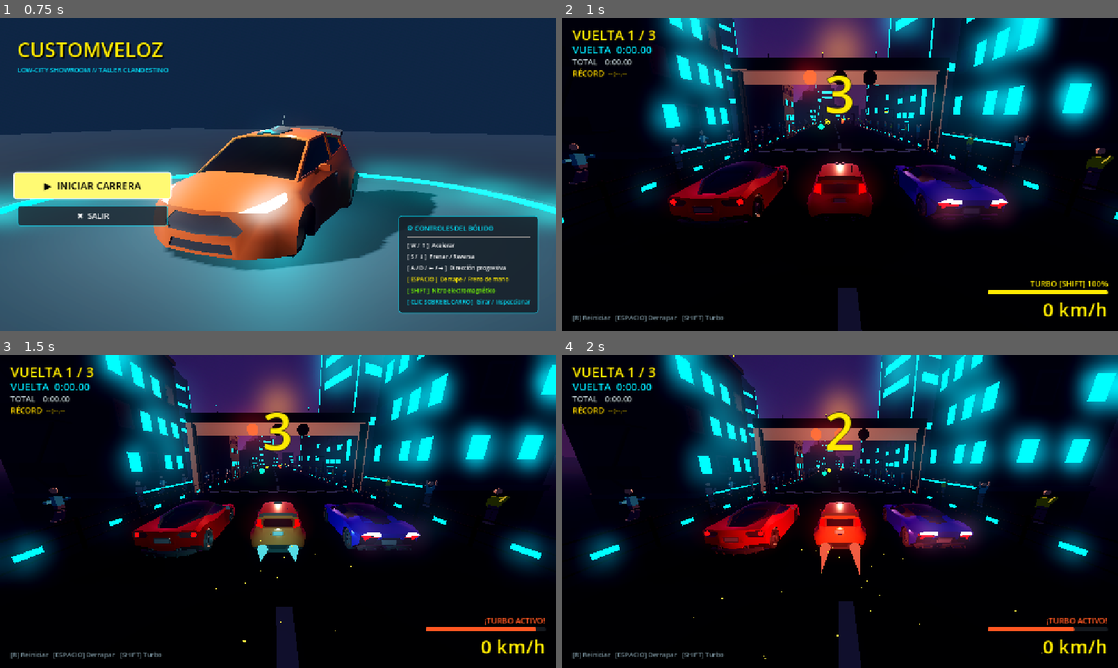
Above: before the commit, frames 1-4 (two rows, left to right).
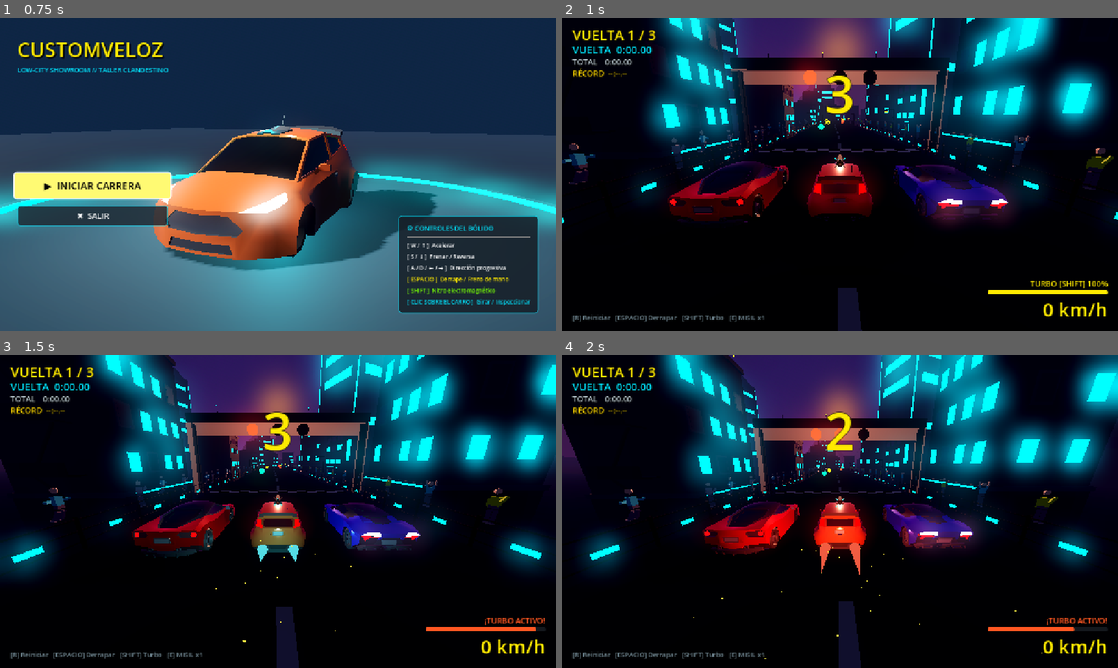
Above: after the commit, the same moments.

Repository: SamuelAlzateEducate/CustomVeloz
Game: Godot game, scene res://lobby.tscn
The game is run twice, just before and just after one commit, with the same random seed, the same clock (stepped at 60 frames per second) and the same inputs. Sound files missing from this copy of the repository are replaced by a short silence.
Inputs (mouse positions are in pixels of both pictures, inside the frame that each line leads up to):
- Up to frame 1 (0.75 s): click "▶ INICIAR CARRERA" at 0.5 s
- Up to frame 2 (1 s): no input
- Up to frame 3 (1.5 s): tap Enter at 1.25 s; move the mouse to (400, 495) at 1.27 s; hold D (move_right) from 1.28 s (still down); hold Shift (correr) from 1.28 s (still down); click (400, 495) at 1.42 s
- Up to frame 4 (2 s): keep holding D (move_right); keep holding Shift (correr)

Frame 1 is identical in both runs. In frame 2, 0.1% of the frame differs, in the area x 30-51%, y 43-98%; in frame 3, less than 0.1%; in frame 4, less than 0.1%.

Commit message:
misilteledirigido

Diff:
--- a/hud_carrera.gd
+++ b/hud_carrera.gd
@@ -194,6 +194,10 @@
 				l_aleron.text = ""
 		else:
 			l_aleron.text = ""
+		if "cohetes_cargados" in jugador and jugador.cohetes_cargados > 0:
+			l_ayuda.text = "[R] Reiniciar   [ESPACIO] Derrapar   [SHIFT] Turbo   [E] MISIL x%d" % jugador.cohetes_cargados
+		else:
+			l_ayuda.text = "[R] Reiniciar   [ESPACIO] Derrapar   [SHIFT] Turbo"
 	if pista:
 		l_cuenta.text = pista.texto_cuenta
 		l_cuenta.add_theme_color_override("font_color", C_UI if pista.en_cuenta else Color("#76FF03"))
--- a/personaje.gd
+++ b/personaje.gd
@@ -54,7 +54,7 @@
 
 # ---- Sistema de Armas (Cohete) ----
 # (sin preload: se carga en runtime para evitar parse errors al arrancar)
-var cohetes_cargados := 0          # cuántos cohetes tiene el jugador (máx 3)
+var cohetes_cargados := 1          # 1 cohete inicial para probar de inmediato (máx 3)
 var _cohete_montado: Node3D = null # nodo visual del cohete en el techo
 var _snd_equipado: AudioStreamPlayer = null
 
@@ -85,6 +85,8 @@
 
 	_buscar_ruedas()
 	_inicializar_sonido_derrape()
+	if cohetes_cargados > 0:
+		call_deferred("_montar_cohete_visual")
 
 	if prueba != "Ninguna":
 		_aplicar_prueba(1)
--- a/proyectil_cohete.gd
+++ b/proyectil_cohete.gd
@@ -9,15 +9,17 @@
 ##   - Se autodestruye tras 4 s si no golpea nada
 
 const VELOCIDAD := 75.0          # m/s de vuelo
-const GUIADO_FUERZA := 2.5       # rad/s máximos de guiado lateral
+const GUIADO_FUERZA := 5.2       # rad/s de guiado fluido hacia el rival
 const VIDA_MAX := 4.0            # segundos hasta autodestrucción
-const RADIO_GUIADO := 40.0       # metros de búsqueda de rival
+const RADIO_GUIADO := 90.0       # metros de alcance frontal para fijar objetivo
 
 var _vida := 0.0
 var _disparador: Node3D = null   # referencia al Personaje que disparó
 var _modelo: Node3D = null
 var _snd_vuelo: AudioStreamPlayer3D = null
 var _impactado := false
+var _busqueda_inicial_hecha := false
+var _objetivo: Node3D = null
 
 func _ready() -> void:
 	# Importar el modelo 3D del cohete
@@ -36,7 +38,7 @@
 			var nodo_cohete = _modelo.get_node_or_null("Cohete")
 			if nodo_cohete:
 				nodo_cohete.position = Vector3.ZERO
-				nodo_cohete.rotation_degrees = Vector3.ZERO
+				nodo_cohete.rotation_degrees = Vector3(0.0, 180.0, 0.0)
 
 	# Colisión: cápsula orientada al eje Z del proyectil
 	var cs := CollisionShape3D.new()
@@ -81,34 +83,58 @@
 		_detonar(false)
 		return
 
-	# Guiado suave hacia el rival más cercano que esté adelante del proyectil
-	var rival_dir := _buscar_rival()
-	if rival_dir.length_squared() > 0.001:
-		var angulo_max := GUIADO_FUERZA * delta
-		var local := to_local(global_position + rival_dir)
-		var giro_y := clampf(-local.x * 0.08, -angulo_max, angulo_max)
-		rotate_y(giro_y)
+	# Buscar objetivo en los primeros fotogramas: SOLO si hay rival adelante
+	if not _busqueda_inicial_hecha:
+		_busqueda_inicial_hecha = true
+		_objetivo = _buscar_rival_frontal()
+
+	# Guiado teledirigido SOLO si hay un enemigo fijado al frente
+	if is_instance_valid(_objetivo):
+		var target_pos: Vector3 = _objetivo.global_position + Vector3(0.0, 0.6, 0.0)
+		var diff: Vector3 = target_pos - global_position
+		var dir: Vector3 = diff.normalized()
+		var fwd: Vector3 = -global_transform.basis.z
+
+		# Si el rival ya quedó atrás del misil, romper el fijado
+		if fwd.dot(dir) < 0.15:
+			_objetivo = null
+		else:
+			# Rotación suave tridimensional hacia el objetivo
+			var nuevo_fwd: Vector3 = fwd.slerp(dir, GUIADO_FUERZA * delta).normalized()
+			var up: Vector3 = Vector3.UP
+			var side: Vector3 = nuevo_fwd.cross(up)
+			if side.length_squared() > 0.0001:
+				side = side.normalized()
+				up = side.cross(nuevo_fwd).normalized()
+				global_transform.basis = Basis(side, up, -nuevo_fwd)
 
 	# Mover hacia adelante (-Z en Godot)
 	global_position += -global_transform.basis.z * VELOCIDAD * delta
 
-func _buscar_rival() -> Vector3:
-	# Encontrar el primer rival que esté adelante del proyectil (dentro del cono frontal)
+func _buscar_rival_frontal() -> Node3D:
+	var fwd: Vector3 = -global_transform.basis.z
 	var mejor_dist := RADIO_GUIADO
-	var dir_obj := Vector3.ZERO
+	var mejor_rival: Node3D = null
+
 	for rival in get_tree().get_nodes_in_group("rival"):
-		if not rival is Node3D:
+		if not rival is Node3D or rival == _disparador:
 			continue
 		var diff: Vector3 = rival.global_position - global_position
-		# Solo guiamos si está adelante (producto punto positivo con -Z del misil)
-		var adelante := -global_transform.basis.z
-		if diff.normalized().dot(adelante) < 0.3:
+		var dist := diff.length()
+		if dist > mejor_dist:
 			continue
-		var dist := diff.length()
-		if dist < mejor_dist:
+		# Solo se considera "al frente" si está dentro del cono frontal (~60 grados: dot >= 0.45)
+		var dir := diff.normalized()
+		if fwd.dot(dir) >= 0.45:
 			mejor_dist = dist
-			dir_obj = diff.normalized()
-	return dir_obj
+			mejor_rival = rival as Node3D
+
+	if mejor_rival:
+		print("[cohete] ¡ENEMIGO AL FRENTE! Misil teledirigido fijado a: ", mejor_rival.name, " a ", snappedf(mejor_dist, 0.1), " m")
+	else:
+		print("[cohete] Sin enemigos al frente: Disparo recto directo")
+
+	return mejor_rival
 
 func _on_cuerpo_entrado(body: Node) -> void:
 	if _impactado:
@@ -143,43 +169,61 @@
 	queue_free()
 
 func _explosion_visual() -> void:
-	# Destellos de partículas de la explosión (naranja, rojo, cian)
+	# 1. Onda expansiva esférica/anular naranja fuego (#FF5722)
+	var onda := MeshInstance3D.new()
+	var tm := TorusMesh.new()
+	tm.inner_radius = 0.3
+	tm.outer_radius = 0.7
+	var mat_onda := StandardMaterial3D.new()
+	mat_onda.shading_mode = BaseMaterial3D.SHADING_MODE_UNSHADED
+	mat_onda.albedo_color = Color(1.0, 0.35, 0.0)
+	mat_onda.emission_enabled = true
+	mat_onda.emission = Color(1.0, 0.35, 0.0)
+	mat_onda.emission_energy_multiplier = 6.0
+	onda.mesh = tm
+	get_tree().root.add_child(onda)
+	onda.global_position = global_position
+	var tw_onda := onda.create_tween()
+	tw_onda.tween_property(onda, "scale", Vector3(8.0, 1.0, 8.0), 0.4).set_trans(Tween.TRANS_QUAD).set_ease(Tween.EASE_OUT)
+	tw_onda.parallel().tween_property(mat_onda, "albedo_color:a", 0.0, 0.4)
+	tw_onda.tween_callback(onda.queue_free)
+
+	# 2. Destellos de partículas de la explosión (naranja fuego, humo denso, chispas cian)
 	for i in 3:
 		var p := CPUParticles3D.new()
 		p.local_coords = false
 		p.one_shot = true
-		p.explosiveness = 0.9
-		p.amount = [32, 20, 16][i]
-		p.lifetime = [0.6, 0.4, 0.8][i]
+		p.explosiveness = 0.95
+		p.amount = [36, 24, 20][i]
+		p.lifetime = [0.65, 0.45, 0.85][i]
 		p.randomness = 0.5
 		p.direction = Vector3.UP
 		p.spread = 180.0
-		p.gravity = Vector3(0.0, -6.0, 0.0)
-		p.initial_velocity_min = [8.0, 12.0, 4.0][i]
-		p.initial_velocity_max = [22.0, 28.0, 10.0][i]
-		p.scale_amount_min = [0.08, 0.06, 0.12][i]
-		p.scale_amount_max = [0.22, 0.14, 0.30][i]
+		p.gravity = Vector3(0.0, -6.5, 0.0)
+		p.initial_velocity_min = [10.0, 14.0, 5.0][i]
+		p.initial_velocity_max = [26.0, 30.0, 12.0][i]
+		p.scale_amount_min = [0.10, 0.07, 0.14][i]
+		p.scale_amount_max = [0.26, 0.16, 0.35][i]
 		var mat := StandardMaterial3D.new()
 		mat.shading_mode = BaseMaterial3D.SHADING_MODE_UNSHADED
 		mat.albedo_color = [Color(1.0, 0.35, 0.0), Color(1.0, 0.1, 0.0), Color(0.0, 0.9, 1.0)][i]
 		mat.emission_enabled = true
 		mat.emission = mat.albedo_color
-		mat.emission_energy_multiplier = [5.0, 4.0, 6.0][i]
+		mat.emission_energy_multiplier = [5.5, 4.5, 6.5][i]
 		var quad := QuadMesh.new()
-		quad.size = Vector2(0.18, 0.18)
+		quad.size = Vector2(0.20, 0.20)
 		quad.material = mat
 		p.mesh = quad
 		get_tree().root.add_child(p)
 		p.global_position = global_position
 		p.emitting = true
-		# Autolimpiar
 		get_tree().create_timer(p.lifetime + 0.3).timeout.connect(p.queue_free)
 
-	# Luz puntual de flash de explosión
+	# 3. Luz puntual de flash de explosión
 	var luz := OmniLight3D.new()
-	luz.omni_range = 12.0
+	luz.omni_range = 15.0
 	luz.light_color = Color(1.0, 0.5, 0.1)
-	luz.light_energy = 10.0
+	luz.light_energy = 12.0
 	get_tree().root.add_child(luz)
 	luz.global_position = global_position
 	var tw := luz.create_tween()
--- a/rival.gd
+++ b/rival.gd
@@ -1,6 +1,6 @@
 extends CharacterBody3D
 
-enum Estado { CORRER, ATACAR, LENTO }
+enum Estado { CORRER, ATACAR, LENTO, IMPACTADO }
 
 @export var velocidad_maxima = 12.0
 @export var aceleracion = 5.0
@@ -23,6 +23,7 @@
 
 var reloj_onda = 15.0
 var reloj_lento = 0.0
+var reloj_impactado = 0.0
 var jugador: Node3D = null
 
 func _ready():
@@ -32,6 +33,7 @@
 	jugador = get_tree().get_first_node_in_group("jugador")
 
 func _physics_process(delta):
+	reloj_impactado = maxf(reloj_impactado - delta, 0.0)
 	reloj_onda = maxf(reloj_onda - delta, 0.0)
 	reloj_lento = maxf(reloj_lento - delta, 0.0)
 
@@ -42,6 +44,8 @@
 
 	var tope = velocidad_maxima
 	match estado:
+		Estado.IMPACTADO:
+			tope = 1.0 # Frenado drástico por impacto
 		Estado.ATACAR:
 			if jugador:
 				var d = plana(global_position, jugador.global_position)
@@ -64,6 +68,10 @@
 	var local = transform.basis.inverse() * hacia
 	var volante = clampf(-local.x, -1.0, 1.0)
 
+	# Sin control de dirección durante el trompo del impacto
+	if estado == Estado.IMPACTADO:
+		volante = 0.0
+
 	velocidad_actual = move_toward(velocidad_actual, tope, aceleracion * delta)
 	var proporcion = velocidad_actual / velocidad_maxima if velocidad_maxima > 0.0 else 0.0
 	rotate_y(volante * velocidad_giro * proporcion * delta)
@@ -71,15 +79,20 @@
 	var adelante = -transform.basis.z * velocidad_actual
 	velocity.x = adelante.x
 	velocity.z = adelante.z
-	if is_on_floor():
+
+	if is_on_floor() and estado != Estado.IMPACTADO:
+		floor_snap_length = 3.0
 		var nf = get_floor_normal()
 		if nf.y > 0.3:
 			velocity.y = -(nf.x * velocity.x + nf.z * velocity.z) / nf.y
+
 	move_and_slide()
-	if not is_on_floor():
+	if not is_on_floor() and estado != Estado.IMPACTADO:
 		apply_floor_snap()
 
 func decidir():
+	if reloj_impactado > 0.0:
+		return Estado.IMPACTADO
 	if reloj_lento > 0.0:
 		return Estado.LENTO
 	if jugador:
@@ -89,8 +102,109 @@
 	return Estado.CORRER
 
 func recibir_impacto():
-	reloj_lento = tiempo_lento
-	print(name, " recibe un impacto")
+	estado = Estado.IMPACTADO
+	reloj_impactado = 1.8 # 1.8 s de trompo e incapacidad
+	reloj_lento = tiempo_lento + 1.8 # después queda lento
+
+	# Reducción brusca de velocidad
+	velocidad_actual = maxf(velocidad_actual * 0.15, 1.5)
+
+	# Salto vertical arcade (despegue del asfalto)
+	floor_snap_length = 0.0
+	velocity.y = 6.2
+
+	# Animación de trompo acrobático y vuelco en el modelo 3D
+	_animar_trompo_impacto()
+
+	# Fuego y humo saliendo del carro
+	_generar_particulas_daño()
+
+	# Sonido de explosión / choque
+	_reproducir_sonido_impacto()
+
+	print(name, " ¡IMPACTADO POR COHETE! Entra en trompo acrobático y pierde el control")
+
+func _animar_trompo_impacto() -> void:
+	var modelo = get_node_or_null("Modelo")
+	if not modelo:
+		return
+	var tw = create_tween()
+	var rot_y_orig: float = modelo.rotation_degrees.y
+	tw.set_parallel(true)
+	# 2 vueltas completas de trompo (720 grados) desacelerando
+	tw.tween_property(modelo, "rotation_degrees:y", rot_y_orig + 720.0, 1.6).set_trans(Tween.TRANS_CUBIC).set_ease(Tween.EASE_OUT)
+	# Alabeo / inclinación lateral en el aire (vuelco)
+	tw.tween_property(modelo, "rotation_degrees:z", 32.0, 0.4).set_trans(Tween.TRANS_SINE).set_ease(Tween.EASE_OUT)
+	tw.chain().tween_property(modelo, "rotation_degrees:z", -18.0, 0.5).set_trans(Tween.TRANS_SINE).set_ease(Tween.EASE_IN_OUT)
+	tw.chain().tween_property(modelo, "rotation_degrees:z", 0.0, 0.6).set_trans(Tween.TRANS_SINE).set_ease(Tween.EASE_OUT)
+
+func _generar_particulas_daño() -> void:
+	# 1. Humo negro espeso saliendo del motor
+	var p_humo := CPUParticles3D.new()
+	p_humo.name = "HumoImpactoRival"
+	p_humo.amount = 22
+	p_humo.lifetime = 0.9
+	p_humo.explosiveness = 0.0
+	p_humo.direction = Vector3.UP
+	p_humo.spread = 40.0
+	p_humo.gravity = Vector3(0, 3.0, 0)
+	p_humo.initial_velocity_min = 2.0
+	p_humo.initial_velocity_max = 5.0
+	p_humo.scale_amount_min = 0.18
+	p_humo.scale_amount_max = 0.45
+	var mat_humo := StandardMaterial3D.new()
+	mat_humo.shading_mode = BaseMaterial3D.SHADING_MODE_UNSHADED
+	mat_humo.albedo_color = Color(0.12, 0.12, 0.15, 0.75)
+	mat_humo.transparency = BaseMaterial3D.TRANSPARENCY_ALPHA
+	var q_humo := QuadMesh.new()
+	q_humo.size = Vector2(0.35, 0.35)
+	q_humo.material = mat_humo
+	p_humo.mesh = q_humo
+	p_humo.position = Vector3(0, 0.7, 0)
+	add_child(p_humo)
+
+	# 2. Chispas de fuego naranja (#FF5722 peligro)
+	var p_fuego := CPUParticles3D.new()
+	p_fuego.name = "FuegoImpactoRival"
+	p_fuego.amount = 16
+	p_fuego.lifetime = 0.35
+	p_fuego.explosiveness = 0.2
+	p_fuego.direction = Vector3.UP
+	p_fuego.spread = 50.0
+	p_fuego.gravity = Vector3(0, -4.0, 0)
+	p_fuego.initial_velocity_min = 3.0
+	p_fuego.initial_velocity_max = 7.0
+	p_fuego.scale_amount_min = 0.05
+	p_fuego.scale_amount_max = 0.14
+	var mat_fuego := StandardMaterial3D.new()
+	mat_fuego.shading_mode = BaseMaterial3D.SHADING_MODE_UNSHADED
+	mat_fuego.albedo_color = Color(1.0, 0.35, 0.0) # Naranja Fuego oficial
+	mat_fuego.emission_enabled = true
+	mat_fuego.emission = Color(1.0, 0.35, 0.0)
+	mat_fuego.emission_energy_multiplier = 4.0
+	var q_fuego := QuadMesh.new()
+	q_fuego.size = Vector2(0.1, 0.1)
+	q_fuego.material = mat_fuego
+	p_fuego.mesh = q_fuego
+	p_fuego.position = Vector3(0, 0.5, 0)
+	add_child(p_fuego)
+
+	# Auto-destrucción de las partículas al terminar el impacto
+	get_tree().create_timer(1.9).timeout.connect(func():
+		if is_instance_valid(p_humo): p_humo.queue_free()
+		if is_instance_valid(p_fuego): p_fuego.queue_free()
+	)
+
+func _reproducir_sonido_impacto() -> void:
+	var snd_path := "res://Sonidos_Armas/cohete_impacto.mp3"
+	if ResourceLoader.exists(snd_path):
+		var snd := AudioStreamPlayer3D.new()
+		snd.stream = load(snd_path)
+		snd.volume_db = 1.0
+		snd.max_distance = 60.0
+		add_child(snd)
+		snd.play()
+		snd.finished.connect(snd.queue_free)
 
 func plana(a, b):
 	return Vector2(a.x - b.x, a.z - b.z).length()
